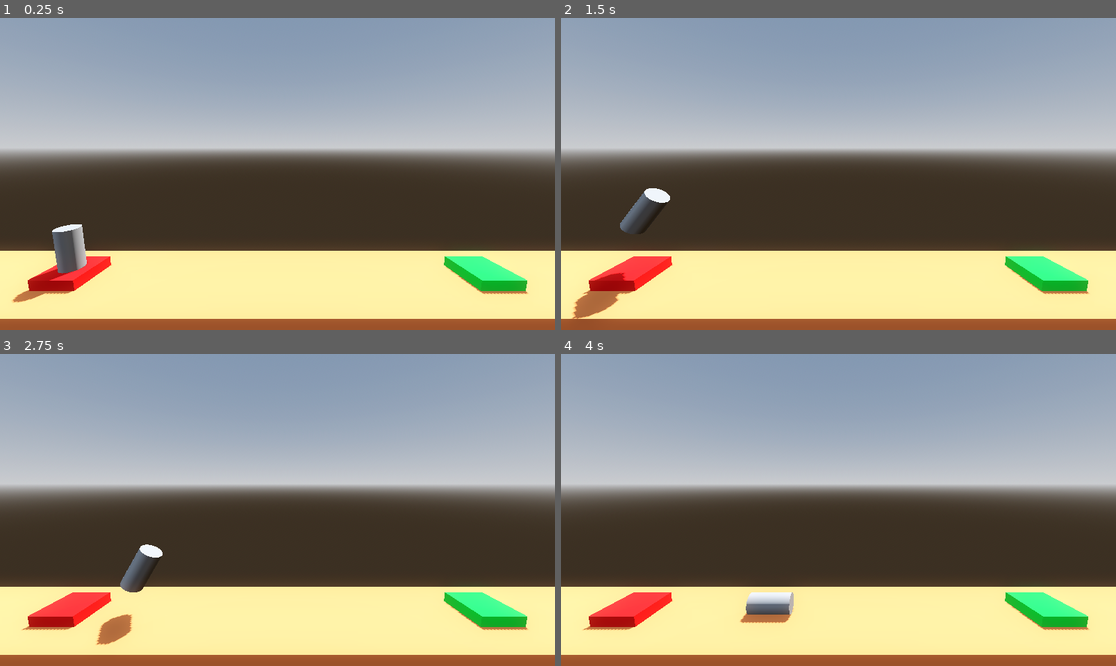
Above: before the commit, frames 1-4 (two rows, left to right).
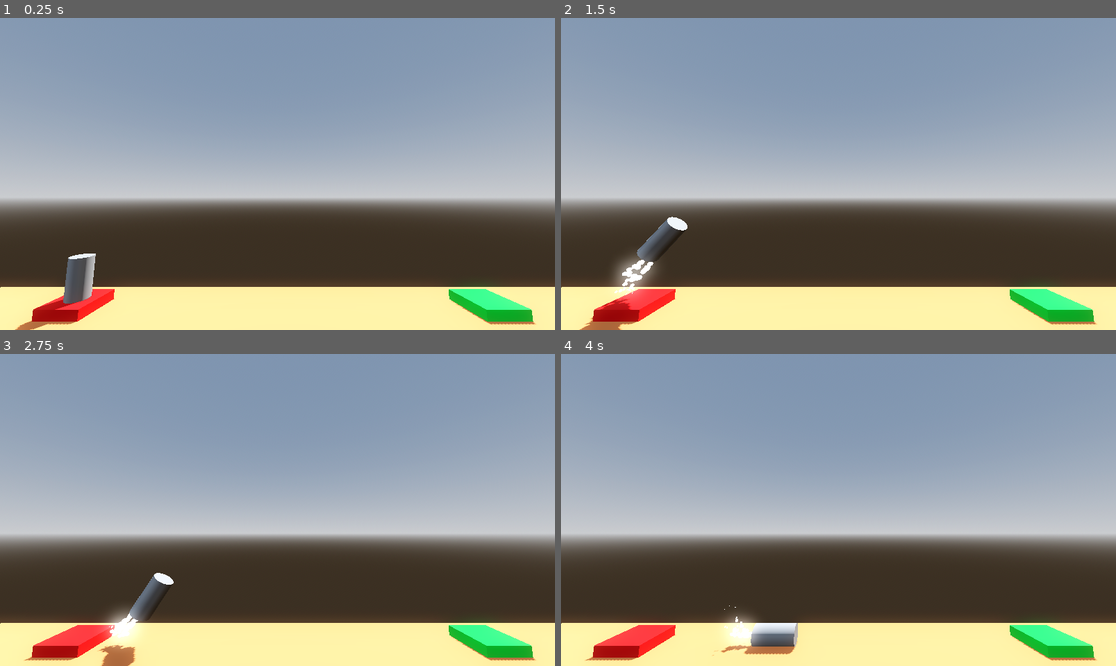
Above: after the commit, the same moments.

Repository: roomno17/project-boost
Game: Godot game, scene res://levels/level.tscn
Same seed, same stepped clock (60 frames per second), same inputs: the game is played once before the commit and once after it.
Inputs:
- Up to frame 1 (0.25 s): no input
- Up to frame 2 (1.5 s): hold D (rright) 0.53-1.28 s; hold Space (space) 0.53-1.28 s; hold A (rleft) from 1.28 s (still down); tap Space (space) at 1.35 s
- Up to frame 3 (2.75 s): release A (rleft) at 2.03 s; hold D (rright) from 2.03 s (still down); hold Space (space) from 2.03 s (still down)
- Up to frame 4 (4 s): release Space (space) at 2.78 s; tap Space (space) at 2.85 s; release D (rright) at 3.53 s; hold A (rleft) from 3.53 s (still down); hold Space (space) from 3.53 s (still down)

The runs differ from the first frame. In frame 1, 53% of the frame differs, in the area x 0-100%, y 25-100%; in frame 2, 54%; in frame 3, 54%; in frame 4, 54%.

Commit message:
particles

Diff:
--- a/levels/level.tscn
+++ b/levels/level.tscn
@@ -53,7 +53,7 @@
 material = SubResource("StandardMaterial3D_hjsbj")
 
 [node name="Camera3D" type="Camera3D" parent="."]
-transform = Transform3D(1, 0, 0, 0, 0.99183667, 0.1275147, 0, -0.1275147, 0.99183667, 0, 6.279314, 9.272113)
+transform = Transform3D(1, 0, 0, 0, 0.9934707, -0.11408756, 0, 0.11408756, 0.9934707, -0.21551812, 5.4169273, 10.592631)
 
 [node name="player" parent="." instance=ExtResource("1_80vhd")]
 transform = Transform3D(1, 0, 0, 0, 1, 0, 0, 0, 1, -10, 1.5144262, 0)
--- a/levels/level_2.tscn
+++ b/levels/level_2.tscn
@@ -59,7 +59,7 @@
 material = SubResource("StandardMaterial3D_hjsbj")
 
 [node name="Camera3D" type="Camera3D" parent="."]
-transform = Transform3D(1, 0, 0, 0, 0.99183667, 0.1275147, 0, -0.1275147, 0.99183667, 0, 6.279314, 9.272113)
+transform = Transform3D(1, 0, 0, 0, 0.9979638, 0.06378337, 0, -0.06378337, 0.9979638, 0, 5.094084, 10.31286)
 
 [node name="player" parent="." instance=ExtResource("2_0srwa")]
 transform = Transform3D(1, 0, 0, 0, 1, 0, 0, 0, 1, -10, 1.5144262, 0)
--- a/levels/level_3.tscn
+++ b/levels/level_3.tscn
@@ -75,15 +75,15 @@
 use_collision = true
 material = SubResource("StandardMaterial3D_80vhd")
 script = ExtResource("1_hldmh")
-file_path = "uid://yb8ot6oskx2t"
+file_path = "uid://43qnw1c1cwpa"
 
 [node name="launch" type="CSGBox3D" parent="."]
 transform = Transform3D(2, 0, 0, 0, 1, 0, 0, 0, 2, -10, 0, 0)
 use_collision = true
 material = SubResource("StandardMaterial3D_hjsbj")
 
-[node name="Camera3D" type="Camera3D" parent="."]
-transform = Transform3D(1, 0, 0, 0, 0.9659259, 0.25881907, 0, -0.25881907, 0.9659258, 0, 7.630209, 9.031474)
-
 [node name="player" parent="." instance=ExtResource("2_gew73")]
 transform = Transform3D(1, 0, 0, 0, 1, 0, 0, 0, 1, -10, 1.5144262, 0)
+
+[node name="Camera3D2" type="Camera3D" parent="."]
+transform = Transform3D(1, 0, 0, 0, 0.9978567, 0.06543796, 0, -0.06543796, 0.9978567, -0.21551812, 5.4469175, 10.592631)
--- a/levels/level_4.tscn
+++ b/levels/level_4.tscn
@@ -78,7 +78,7 @@
 material = SubResource("StandardMaterial3D_hjsbj")
 
 [node name="Camera3D" type="Camera3D" parent="."]
-transform = Transform3D(1, 0, 0, 0, 0.9659259, 0.25881907, 0, -0.25881907, 0.9659258, 0, 7.630209, 9.031474)
+transform = Transform3D(1, 0, 0, 0, 0.99882984, 0.04836166, 0, -0.04836166, 0.9988298, 0, 6.071642, 9.939027)
 
 [node name="player" parent="." instance=ExtResource("2_s4mq8")]
 transform = Transform3D(1, 0, 0, 0, 1, 0, 0, 0, 1, -10, 1.5144262, 0)
--- /dev/null
+++ b/player/booster_particles.tscn
@@ -0,0 +1,36 @@
+[gd_scene load_steps=6 format=3 uid="uid://ux6ivcx1ovdp"]
+
+[sub_resource type="Curve" id="Curve_w7ove"]
+_data = [Vector2(0, 1), 0.0, 1.40451, 0, 0, Vector2(1, 0), -2.21649, 0.0, 0, 0]
+point_count = 2
+
+[sub_resource type="CurveTexture" id="CurveTexture_0capg"]
+curve = SubResource("Curve_w7ove")
+
+[sub_resource type="ParticleProcessMaterial" id="ParticleProcessMaterial_fgg2i"]
+direction = Vector3(0, -1, 0)
+spread = 15.0
+gravity = Vector3(0, 0, 0)
+initial_velocity_min = 2.0
+initial_velocity_max = 4.0
+damping_min = 9.0
+damping_max = 9.0
+scale_curve = SubResource("CurveTexture_0capg")
+
+[sub_resource type="StandardMaterial3D" id="StandardMaterial3D_6pwbh"]
+emission_enabled = true
+emission = Color(1, 1, 1, 1)
+emission_energy_multiplier = 2.0
+
+[sub_resource type="SphereMesh" id="SphereMesh_atjxn"]
+material = SubResource("StandardMaterial3D_6pwbh")
+radius = 0.1
+height = 0.2
+radial_segments = 32
+rings = 16
+
+[node name="BoosterParticles" type="GPUParticles3D"]
+amount = 32
+lifetime = 0.5
+process_material = SubResource("ParticleProcessMaterial_fgg2i")
+draw_pass_1 = SubResource("SphereMesh_atjxn")
--- a/player/player.gd
+++ b/player/player.gd
@@ -6,6 +6,10 @@
 @onready var success: AudioStreamPlayer = $Success
 @onready var explosion: AudioStreamPlayer = $Explosion
 @onready var rocket: AudioStreamPlayer3D = $Rocket
+@onready var center: GPUParticles3D = $center
+@onready var left: GPUParticles3D = $left
+@onready var right: GPUParticles3D = $right
+
 
 
 
@@ -16,15 +20,27 @@
 	if not transitioning:
 		if Input.is_action_pressed("space"):
 			apply_central_force(basis.y *delta *force)
+			center.emitting=true
 			if not rocket.is_playing():
 				rocket.play()
+		else:
+			rocket.stop()
+			center.emitting=false
 		if Input.is_action_pressed("rleft"):
 			apply_torque(Vector3(0,0,delta*torque))
+			right.emitting = true
+		else:
+			right.emitting=false
 		if Input.is_action_pressed("rright"):
 			apply_torque(Vector3(0,0,-delta*torque))
+			left.emitting=true
+		else:
+			left.emitting=false
 
 func _on_body_entered(body: Node) -> void:
 	if not transitioning:
+		left.emitting=false
+		right.emitting = false
 		if "goal" in body.get_groups():
 			complete_level(body.file_path)
 		if "surroundings" in body.get_groups():
@@ -33,6 +49,8 @@
 func crash_sequence():
 	explosion.play()
 	transitioning=true
+	left.emitting=false
+	right.emitting = false
 	await get_tree().create_timer(1).timeout
 	get_tree().reload_current_scene.call_deferred()
 
--- a/player/player.tscn
+++ b/player/player.tscn
@@ -1,9 +1,10 @@
-[gd_scene load_steps=7 format=3 uid="uid://dgoqies51lrhw"]
+[gd_scene load_steps=8 format=3 uid="uid://dgoqies51lrhw"]
 
 [ext_resource type="Script" uid="uid://b01rlved42qfa" path="res://player/player.gd" id="1_oul6g"]
 [ext_resource type="AudioStream" uid="uid://73q7mavdhbbb" path="res://assets/SFX - Death Explosion.ogg" id="2_yw30f"]
 [ext_resource type="AudioStream" uid="uid://bt4a4qtprqy4b" path="res://assets/SFX - Success.ogg" id="3_qjkh3"]
 [ext_resource type="AudioStream" uid="uid://dfe23apob4s3j" path="res://assets/SFX - Main engine thrust.ogg" id="4_g6k8r"]
+[ext_resource type="PackedScene" path="res://player/booster_particles.tscn" id="5_qjkh3"]
 
 [sub_resource type="CylinderMesh" id="CylinderMesh_g1dw6"]
 
@@ -35,4 +36,16 @@
 [node name="Rocket" type="AudioStreamPlayer3D" parent="."]
 stream = ExtResource("4_g6k8r")
 
+[node name="center" parent="." instance=ExtResource("5_qjkh3")]
+transform = Transform3D(1, 0, 0, 0, 1, 0, 0, 0, 1, 0, -1.1420488, 0)
+emitting = false
+
+[node name="left" parent="." instance=ExtResource("5_qjkh3")]
+transform = Transform3D(1, 0, 0, 0, 1, 0, 0, 0, 1, -0.375, -1.142, 0)
+emitting = false
+
+[node name="right" parent="." instance=ExtResource("5_qjkh3")]
+transform = Transform3D(1, 0, 0, 0, 1, 0, 0, 0, 1, 0.375, -1.142, 0)
+emitting = false
+
 [connection signal="body_entered" from="." to="." method="_on_body_entered"]
